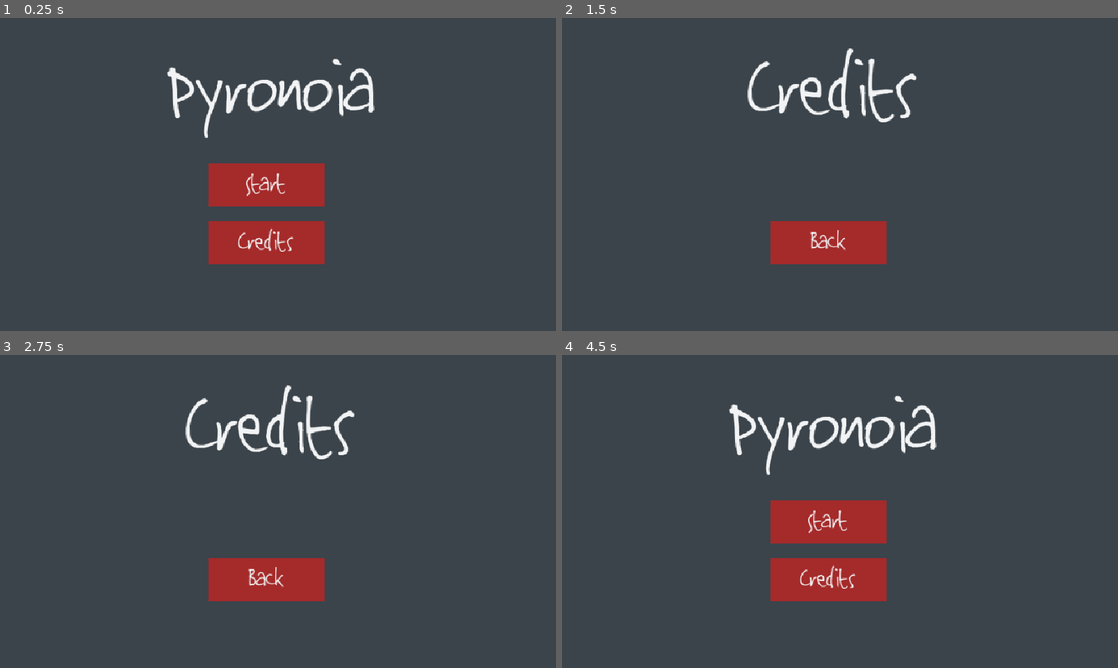
Above: before the commit, frames 1-4 (two rows, left to right).
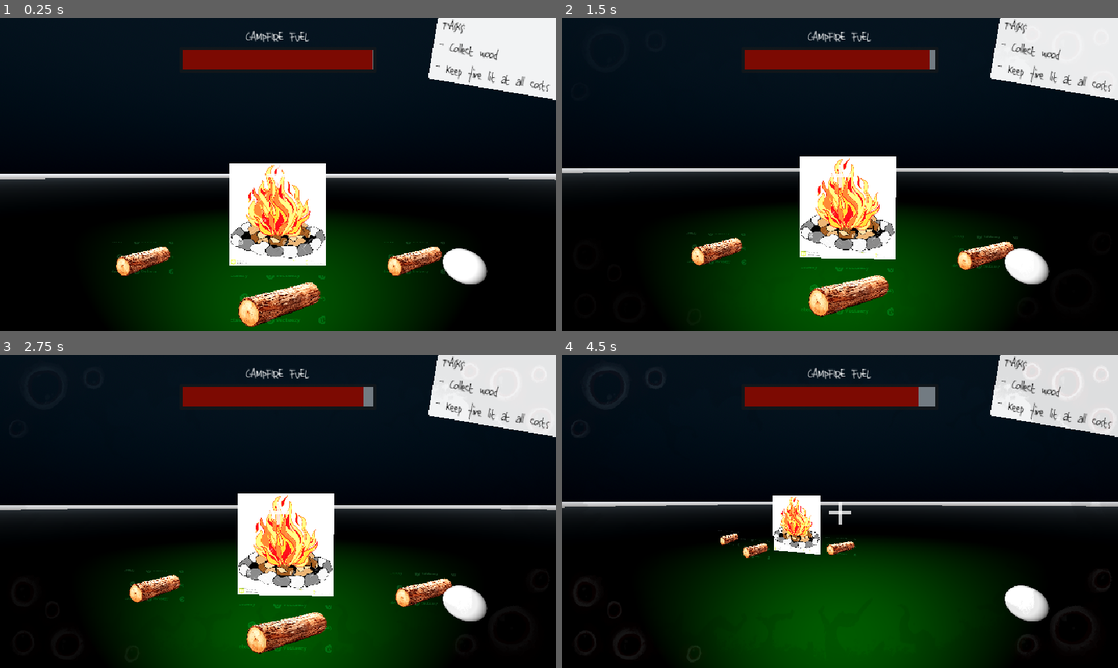
Above: after the commit, the same moments.

Repository: BradEstacio/pyronoia
Game: Godot game, scene res://Scenes/map.tscn
The game is run twice, just before and just after one commit, with the same random seed, the same clock (stepped at 60 frames per second) and the same inputs. Before the commit the project starts from res://Scenes/Screens/title_screen.tscn. Sound files missing from this copy of the repository are replaced by a short silence.
Inputs (mouse positions are in pixels of both pictures, inside the frame that each line leads up to):
- Up to frame 1 (0.25 s): no input
- Up to frame 2 (1.5 s): click (828, 243) at 0.5 s, where only the run before the commit has a clickable "Credits"; click (828, 183) at 1.25 s, where only the run before the commit has a clickable "Start"
- Up to frame 3 (2.75 s): click (266, 520) at 2 s, where only the run before the commit has a clickable "Start"
- Up to frame 4 (4.5 s): click (828, 580) at 2.75 s, where only the run before the commit has a clickable "Back"; tap Enter at 3.5 s; move the mouse to (962, 495) at 3.52 s; hold Right (ui_right) 3.53-4.28 s; move the mouse to (728, 527) at 4.27 s; hold Down (ui_down) from 4.28 s (still down)

The runs differ from the first frame. In frame 1, 100% of the frame differs, in the area x 0-100%, y 0-100%; in frame 2, 100%; in frame 3, 100%; in frame 4, 100%.

Commit message:
Imports and new main screen

Diff:
--- a/Scenes/Screens/title_screen.tscn
+++ b/Scenes/Screens/title_screen.tscn
@@ -1,11 +1,13 @@
-[gd_scene load_steps=6 format=3 uid="uid://dcb7vxqoukneu"]
+[gd_scene load_steps=9 format=3 uid="uid://dcb7vxqoukneu"]
 
 [ext_resource type="Script" uid="uid://da8pk1rkjcug0" path="res://Scripts/title_screen.gd" id="1_fgkus"]
 [ext_resource type="FontFile" uid="uid://cdwvktswtdgrk" path="res://Assets/Fonts/Jinky/JINKY.ttf" id="2_s4lrb"]
 [ext_resource type="PackedScene" uid="uid://i1awffaptrtw" path="res://Scenes/Screens/credits.tscn" id="2_sa3yf"]
+[ext_resource type="Texture2D" uid="uid://bvoatukvlb00r" path="res://Assets/Sprites/WoodUI/wood3_dark.png" id="3_eo18w"]
+[ext_resource type="Texture2D" uid="uid://b7ht12f85lgl" path="res://Assets/Sprites/WoodUI/wood3_light.png" id="4_0575v"]
 [ext_resource type="AudioStream" uid="uid://bvtbmkves55rg" path="res://Assets/SFX/660298__ambient-x__campfire-deer-camp-adding-kindling-med-wind-part-4.wav" id="4_ed76m"]
-
-[sub_resource type="PlaceholderTexture2D" id="PlaceholderTexture2D_1s85s"]
+[ext_resource type="Texture2D" uid="uid://utta21b4uyf4" path="res://Assets/Sprites/WoodUI/wood2_dark.png" id="5_sb3vm"]
+[ext_resource type="Texture2D" uid="uid://xkyvvuwu5h52" path="res://Assets/Sprites/WoodUI/wood2_light.png" id="6_737wf"]
 
 [node name="TitleScreen" type="Control"]
 layout_mode = 3
@@ -16,19 +18,11 @@
 grow_vertical = 2
 script = ExtResource("1_fgkus")
 
-[node name="PlaceholderBG" type="ColorRect" parent="."]
-layout_mode = 0
-offset_right = 960.0
-offset_bottom = 540.0
-color = Color(0.23137255, 0.26666668, 0.29411766, 1)
-metadata/_edit_lock_ = true
-
 [node name="Label" type="Label" parent="."]
 layout_mode = 0
-offset_left = 190.0
-offset_top = 15.0
-offset_right = 750.0
-offset_bottom = 246.0
+offset_left = 25.0
+offset_right = 428.0
+offset_bottom = 260.0
 theme_override_colors/font_color = Color(0.9490196, 0.9529412, 0.95686275, 1)
 theme_override_fonts/font = ExtResource("2_s4lrb")
 theme_override_font_sizes/font_size = 200
@@ -38,52 +32,53 @@
 
 [node name="Start" type="TextureButton" parent="."]
 layout_mode = 0
-offset_left = 360.0
-offset_top = 250.0
-offset_right = 560.0
-offset_bottom = 325.0
-texture_normal = SubResource("PlaceholderTexture2D_1s85s")
-
-[node name="ColorRect" type="ColorRect" parent="Start"]
-layout_mode = 0
-offset_right = 200.0
-offset_bottom = 75.0
-mouse_filter = 2
-color = Color(0.64705884, 0.16470589, 0.16470589, 1)
+offset_left = 650.0
+offset_top = 300.0
+offset_right = 1111.0
+offset_bottom = 430.0
+scale = Vector2(0.5, 0.5)
+texture_normal = ExtResource("3_eo18w")
+texture_pressed = ExtResource("4_0575v")
+texture_hover = ExtResource("4_0575v")
 
 [node name="Label" type="Label" parent="Start"]
-layout_mode = 0
-offset_right = 200.0
-offset_bottom = 75.0
+layout_mode = 1
+anchors_preset = 15
+anchor_right = 1.0
+anchor_bottom = 1.0
+offset_left = 25.0
+offset_right = 25.0
+offset_bottom = 9.0
+grow_horizontal = 2
+grow_vertical = 2
 theme_override_colors/font_color = Color(0.9490196, 0.9529412, 0.95686275, 1)
 theme_override_fonts/font = ExtResource("2_s4lrb")
-theme_override_font_sizes/font_size = 65
+theme_override_font_sizes/font_size = 110
 text = "Start"
 horizontal_alignment = 1
 vertical_alignment = 1
 
 [node name="Credits" type="TextureButton" parent="."]
 layout_mode = 0
-offset_left = 360.0
-offset_top = 350.0
-offset_right = 560.0
-offset_bottom = 425.0
-texture_normal = SubResource("PlaceholderTexture2D_1s85s")
-
-[node name="ColorRect" type="ColorRect" parent="Credits"]
-layout_mode = 0
-offset_right = 200.0
-offset_bottom = 75.0
-mouse_filter = 2
-color = Color(0.64705884, 0.16470589, 0.16470589, 1)
+offset_left = 650.0
+offset_top = 400.0
+offset_right = 1654.0
+offset_bottom = 794.0
+scale = Vector2(0.5, 0.5)
+texture_normal = ExtResource("5_sb3vm")
+texture_pressed = ExtResource("6_737wf")
+texture_hover = ExtResource("6_737wf")
 
 [node name="Label" type="Label" parent="Credits"]
 layout_mode = 0
-offset_right = 200.0
-offset_bottom = 75.0
+offset_left = 125.0
+offset_top = 30.0
+offset_right = 325.0
+offset_bottom = 169.0
+rotation = 0.2617994
 theme_override_colors/font_color = Color(0.9490196, 0.9529412, 0.95686275, 1)
 theme_override_fonts/font = ExtResource("2_s4lrb")
-theme_override_font_sizes/font_size = 65
+theme_override_font_sizes/font_size = 120
 text = "Credits"
 horizontal_alignment = 1
 vertical_alignment = 1
--- /dev/null
+++ b/Scenes/VFX/fire_vfx.tscn
@@ -0,0 +1,58 @@
+[gd_scene load_steps=8 format=3 uid="uid://dk205vq50m8dh"]
+
+[sub_resource type="Gradient" id="Gradient_mv11o"]
+offsets = PackedFloat32Array(0.324, 0.7)
+colors = PackedColorArray(0, 0, 0, 1, 0.4862745, 0.039215688, 0.007843138, 1)
+
+[sub_resource type="GradientTexture1D" id="GradientTexture1D_b4ub0"]
+gradient = SubResource("Gradient_mv11o")
+
+[sub_resource type="Curve" id="Curve_mv11o"]
+_data = [Vector2(0, 0.10344839), 0.0, 0.0, 0, 0, Vector2(0.2536232, 1), 0.0, 0.0, 0, 0, Vector2(1, 0.24962527), 0.0, 0.0, 0, 0]
+point_count = 3
+
+[sub_resource type="CurveTexture" id="CurveTexture_b4ub0"]
+curve = SubResource("Curve_mv11o")
+
+[sub_resource type="ParticleProcessMaterial" id="ParticleProcessMaterial_tmgua"]
+angle_min = 1.0728835e-05
+angle_max = 360.00003
+direction = Vector3(0, 1, 0)
+spread = 0.0
+initial_velocity_min = 1.0
+initial_velocity_max = 4.0
+angular_velocity_min = -1.6093254e-05
+angular_velocity_max = 39.999985
+gravity = Vector3(0, 0, 0)
+linear_accel_min = 0.99999774
+linear_accel_max = 4.9999976
+scale_min = 0.049999997
+scale_max = 0.5
+scale_curve = SubResource("CurveTexture_b4ub0")
+color_initial_ramp = SubResource("GradientTexture1D_b4ub0")
+hue_variation_min = -0.020000022
+hue_variation_max = 0.019999977
+
+[sub_resource type="StandardMaterial3D" id="StandardMaterial3D_pc1m7"]
+transparency = 1
+blend_mode = 1
+shading_mode = 0
+vertex_color_use_as_albedo = true
+albedo_color = Color(0.9490196, 0.9529412, 0.95686275, 1)
+billboard_mode = 3
+billboard_keep_scale = true
+particles_anim_h_frames = 1
+particles_anim_v_frames = 1
+particles_anim_loop = false
+
+[sub_resource type="QuadMesh" id="QuadMesh_k8obb"]
+material = SubResource("StandardMaterial3D_pc1m7")
+
+[node name="FireVFX" type="Node3D"]
+
+[node name="GPUParticles3D" type="GPUParticles3D" parent="."]
+amount = 500
+lifetime = 0.45
+randomness = 1.0
+process_material = SubResource("ParticleProcessMaterial_tmgua")
+draw_pass_1 = SubResource("QuadMesh_k8obb")
--- /dev/null
+++ b/Scenes/main_menu.tscn
@@ -0,0 +1,16 @@
+[gd_scene load_steps=3 format=3 uid="uid://dey7mff7y0p61"]
+
+[ext_resource type="PackedScene" uid="uid://csvc6q84p6tj5" path="res://Scenes/title_scene.tscn" id="1_48xlc"]
+[ext_resource type="PackedScene" uid="uid://dcb7vxqoukneu" path="res://Scenes/Screens/title_screen.tscn" id="2_1ehe0"]
+
+[node name="MainMenu" type="Node3D"]
+
+[node name="TitleScene" parent="." instance=ExtResource("1_48xlc")]
+
+[node name="CanvasLayer" type="CanvasLayer" parent="."]
+follow_viewport_enabled = true
+
+[node name="TitleScreen" parent="CanvasLayer" instance=ExtResource("2_1ehe0")]
+
+[editable path="TitleScene"]
+[editable path="TitleScene/Map2_Final"]
--- a/Scenes/test_map.tscn
+++ /dev/null
@@ -1,7 +0,0 @@
-[gd_scene load_steps=2 format=3 uid="uid://csvc6q84p6tj5"]
-
-[ext_resource type="PackedScene" uid="uid://b271on8yeeeyg" path="res://Assets/Map3.glb" id="1_phepx"]
-
-[node name="Node3D" type="Node3D"]
-
-[node name="Map3" parent="." instance=ExtResource("1_phepx")]
--- /dev/null
+++ b/Scenes/title_scene.tscn
@@ -0,0 +1,72 @@
+[gd_scene load_steps=7 format=3 uid="uid://csvc6q84p6tj5"]
+
+[ext_resource type="PackedScene" uid="uid://dk205vq50m8dh" path="res://Scenes/VFX/fire_vfx.tscn" id="1_orl8w"]
+[ext_resource type="PackedScene" uid="uid://biktfy6wpvlq" path="res://Assets/Map2_Final.glb" id="1_phepx"]
+[ext_resource type="Texture2D" uid="uid://cprgmq8ws6i50" path="res://Assets/Sprites/campfire lit.png" id="3_8xpg0"]
+
+[sub_resource type="ProceduralSkyMaterial" id="ProceduralSkyMaterial_phepx"]
+sky_top_color = Color(0.08235294, 0.12941177, 0.16470589, 1)
+sky_horizon_color = Color(0.015686275, 0.05490196, 0.08627451, 1)
+ground_horizon_color = Color(0.66224277, 0.6717428, 0.6867428, 1)
+
+[sub_resource type="Sky" id="Sky_e0an3"]
+sky_material = SubResource("ProceduralSkyMaterial_phepx")
+
+[sub_resource type="Environment" id="Environment_orl8w"]
+background_mode = 2
+background_energy_multiplier = 0.0
+sky = SubResource("Sky_e0an3")
+tonemap_mode = 3
+tonemap_white = 7.0
+fog_enabled = true
+fog_mode = 1
+fog_light_color = Color(0.44705883, 0.48235294, 0.50980395, 1)
+fog_light_energy = 1.25
+fog_density = 0.5
+fog_sky_affect = 0.45
+fog_depth_curve = 0.14489062
+fog_depth_begin = 0.0
+fog_depth_end = 4000.0
+volumetric_fog_albedo = Color(0.44705883, 0.48235294, 0.50980395, 1)
+volumetric_fog_emission = Color(0.23137255, 0.26666668, 0.29411766, 1)
+volumetric_fog_emission_energy = 0.1
+adjustment_enabled = true
+adjustment_brightness = 0.3
+
+[node name="TitleScene" type="Node3D"]
+
+[node name="Camera3D" type="Camera3D" parent="."]
+transform = Transform3D(0.96629536, -0.008941389, -0.2572808, -0.03200794, 0.987469, -0.15453336, 0.25543854, 0.1575599, 0.9539005, -0.13995361, -0.87454337, 4.1453853)
+current = true
+fov = 85.0
+
+[node name="WorldEnvironment" type="WorldEnvironment" parent="."]
+environment = SubResource("Environment_orl8w")
+
+[node name="FireVFX" parent="." instance=ExtResource("1_orl8w")]
+transform = Transform3D(1, 0, 0, 0, 1, 0, 0, 0, 1, 0, -2.805604, 0.4549203)
+visible = false
+
+[node name="Map2_Final" parent="." instance=ExtResource("1_phepx")]
+
+[node name="Cube_014" parent="Map2_Final" index="0"]
+transform = Transform3D(12.54804, 1.7714096, 0.7040676, -3.8931265, 1.6479108, 12.190891, 5.3502307, -2.955423, 7.2195053, 404.76245, 441.33548, -659.27216)
+
+[node name="DirectionalLight3D" type="DirectionalLight3D" parent="Map2_Final/Cube_014" index="0"]
+transform = Transform3D(0.07044252, 0.0016744235, 0.0020902567, 0.001520127, 0.17694348, -0.19297169, -0.002646762, 0.051931176, 0.047596924, 0.36001492, -3.3281708, 1.9572954)
+light_energy = 0.35
+light_indirect_energy = 0.0
+sky_mode = 1
+
+[node name="Sprite3D" type="Sprite3D" parent="."]
+transform = Transform3D(0.25, 0, 0, 0, 0.25, 0, 0, 0, 0.25, -0.18121225, -1.2056632, 0.39218187)
+billboard = 2
+texture = ExtResource("3_8xpg0")
+
+[node name="OmniLight3D" type="OmniLight3D" parent="Sprite3D"]
+transform = Transform3D(4, 0, 0, 0, 4, 0, 0, 0, 4, 0.31858468, 2.0562248, 0.49921703)
+light_color = Color(1, 0.5294118, 0.32941177, 1)
+light_energy = 16.0
+omni_range = 25.0
+
+[editable path="Map2_Final"]
--- a/project.godot
+++ b/project.godot
@@ -11,7 +11,7 @@
 [application]
 
 config/name="Pyronoia"
-run/main_scene="uid://dcb7vxqoukneu"
+run/main_scene="uid://bs1udunx5w15l"
 config/features=PackedStringArray("4.5", "GL Compatibility")
 config/icon="res://icon.svg"
 
Not shown, added: Assets/Map2_Final.glb
Not shown, added: Assets/Map2_Final.glb.import
Binary file added: Assets/Map2_Final_Texture base.png
Not shown, added: Assets/Map2_Final_Texture base.png.import
Not shown, added: Assets/SFX/369017__patobottos__heartbeats-61.wav.import
Not shown, added: Assets/SFX/680839__saha213131__ghosthunt.ogg.import
Binary file added: Assets/Sprites/WoodUI/wood1.png
Not shown, added: Assets/Sprites/WoodUI/wood1.png.import
Binary file added: Assets/Sprites/WoodUI/wood2.png
Not shown, added: Assets/Sprites/WoodUI/wood2.png.import
Binary file added: Assets/Sprites/WoodUI/wood2_dark.png
Not shown, added: Assets/Sprites/WoodUI/wood2_dark.png.import
(and 35 more such lines)
